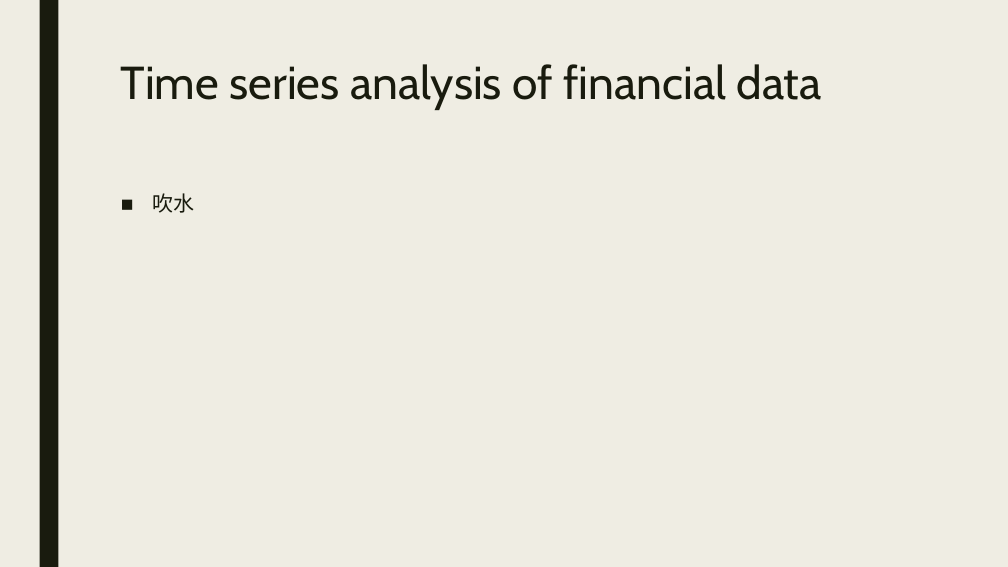
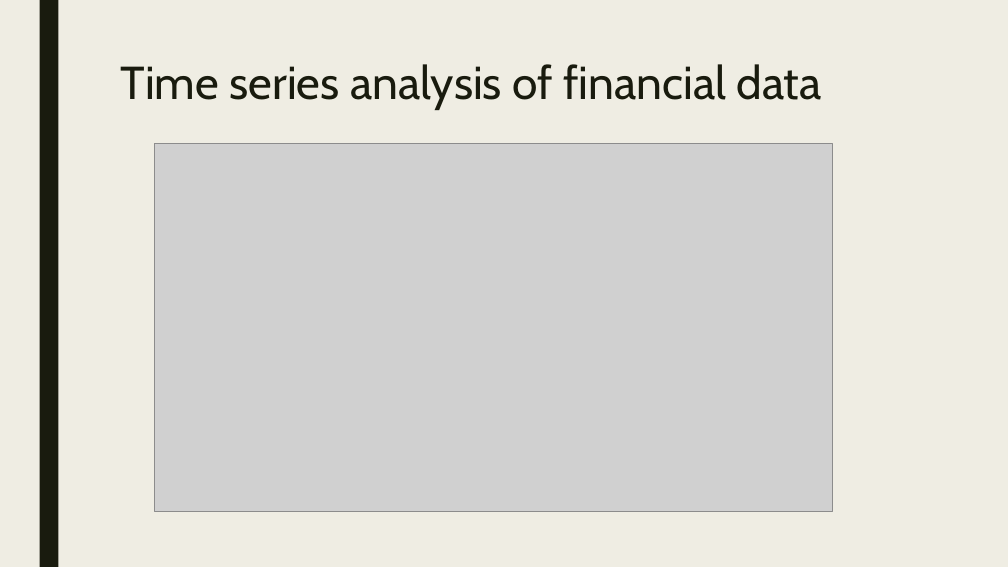
Before and after one commit to APC524/tsap, a slide deck: slide 3 of doc/presentation/pre.pptx. Drawn at 1008x567 pixels with LibreOffice and Linux fonts; fonts in the diff are those of the drawing; grey boxes stand for pictures. Boxes give left, top, right and bottom in pixels: in the first picture for what was removed or moved away, otherwise in the second. Text is boxed around its words. In the diff, an @@ line names an element or a change of style, - is before the commit and + after.

```diff
--- a/doc/presentation/pre.pptx
+++ b/doc/presentation/pre.pptx
@@ picture added at [155, 144, 833, 511] @@
@@ text removed at [153, 193, 195, 213] @@
-■ 吹水
```
Also in this commit, not shown: 2 other slides changed, 2 other files.
